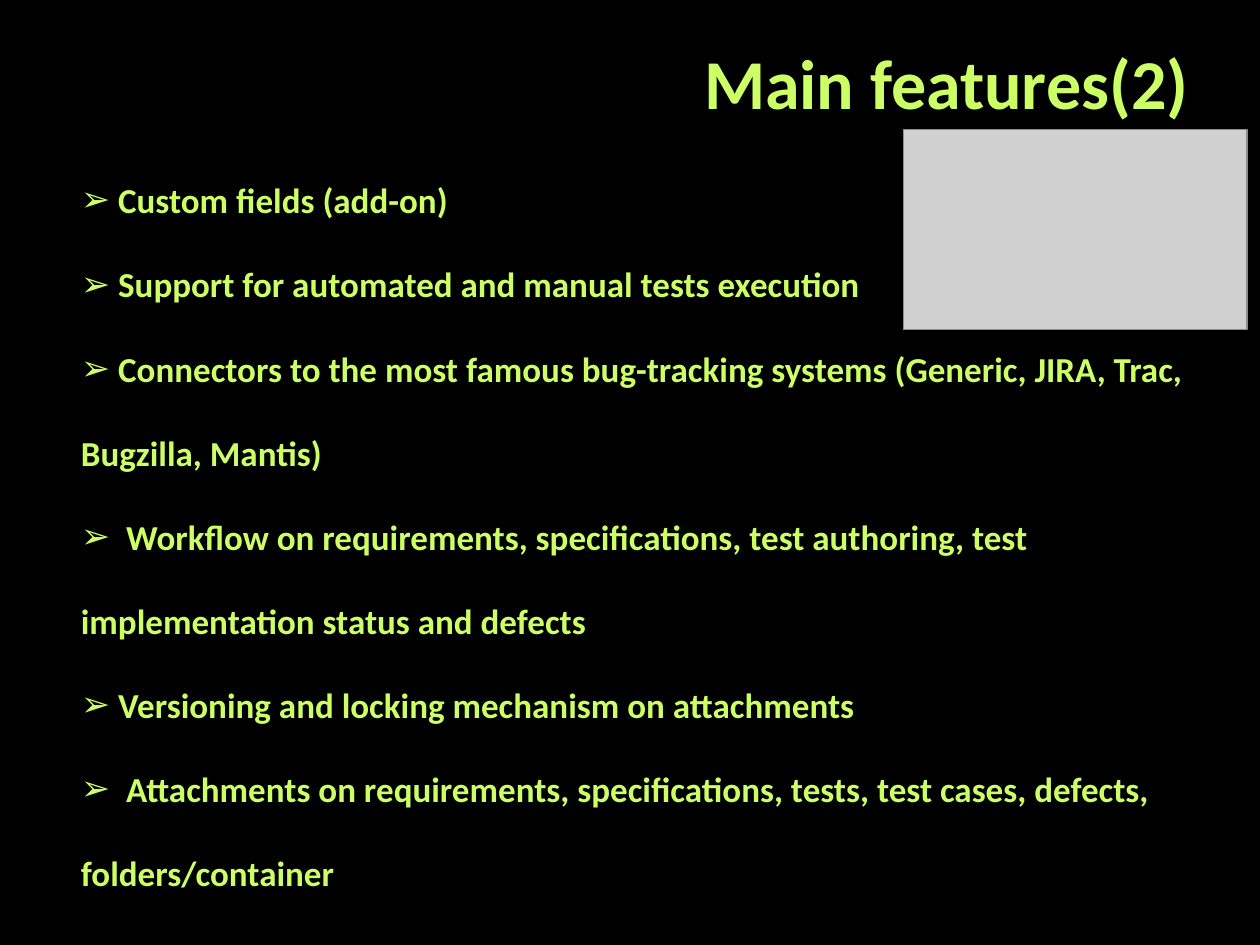
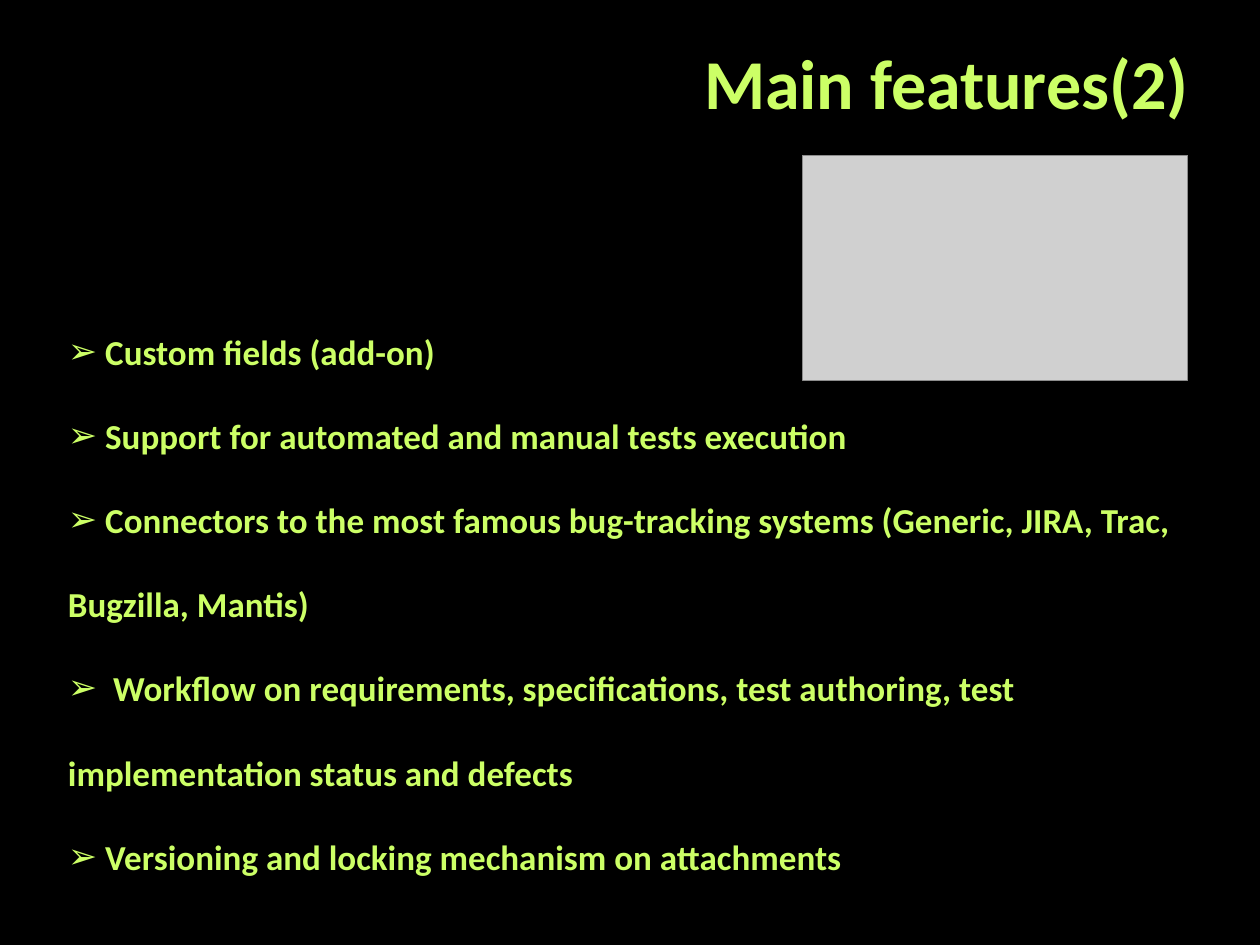
Before and after one commit to eandmir/TeamStarofSierraLeone, a slide deck: slide 4 of XStudio Test management tool.pptx. Drawn at 1260x945 pixels with LibreOffice and Linux fonts; fonts in the diff are those of the drawing; grey boxes stand for pictures; background and template pictures are left out. Boxes give left, top, right and bottom in pixels: in the first picture for what was removed or moved away, otherwise in the second. Text is boxed around its words. In the diff, an @@ line names an element or a change of style, - is before the commit and + after.

```diff
--- a/XStudio Test management tool.pptx
+++ b/XStudio Test management tool.pptx
@@ picture removed at (903,130,1247,330) @@
@@ picture added at (803,155,1188,381) @@
@@ text "Custom fields (add-on)": place and size @@
-text "Custom fields (add-on)" at (81,187,1182,888)
+text "Custom fields (add-on)" at (68,339,1169,876)
@@ text at (81,777,1148,888): paragraph removed @@
-➢ Attachments on requirements, specifications, tests, test cases, defects, folders/container
```
Also in this commit, not shown: 2 other slides changed.
